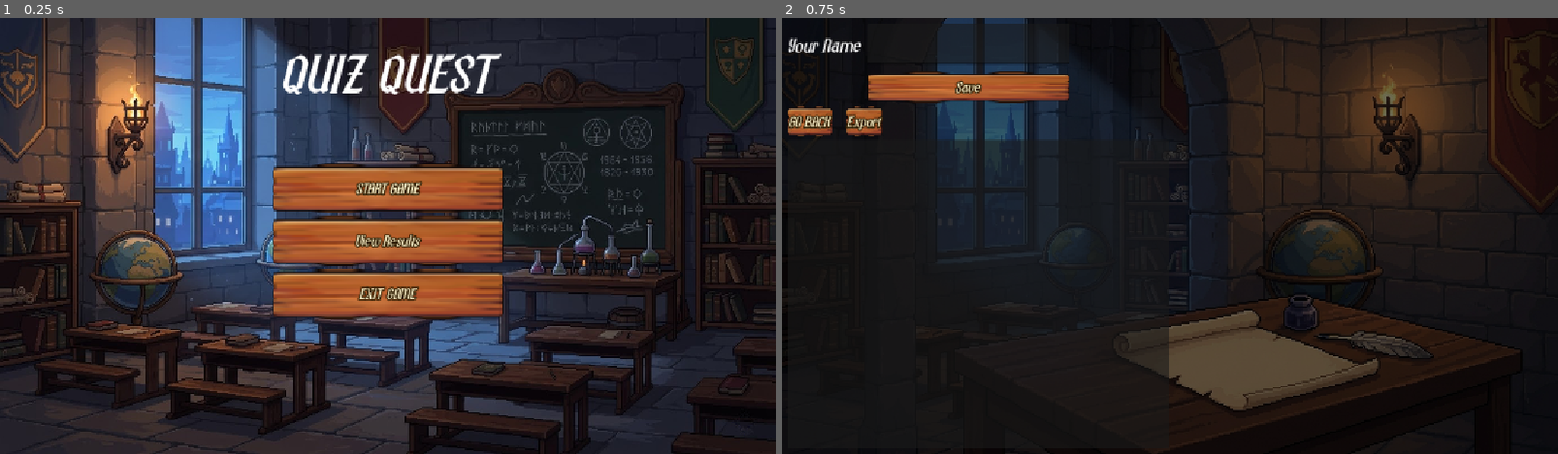
Above: before the commit, frames 1-2 (left to right).
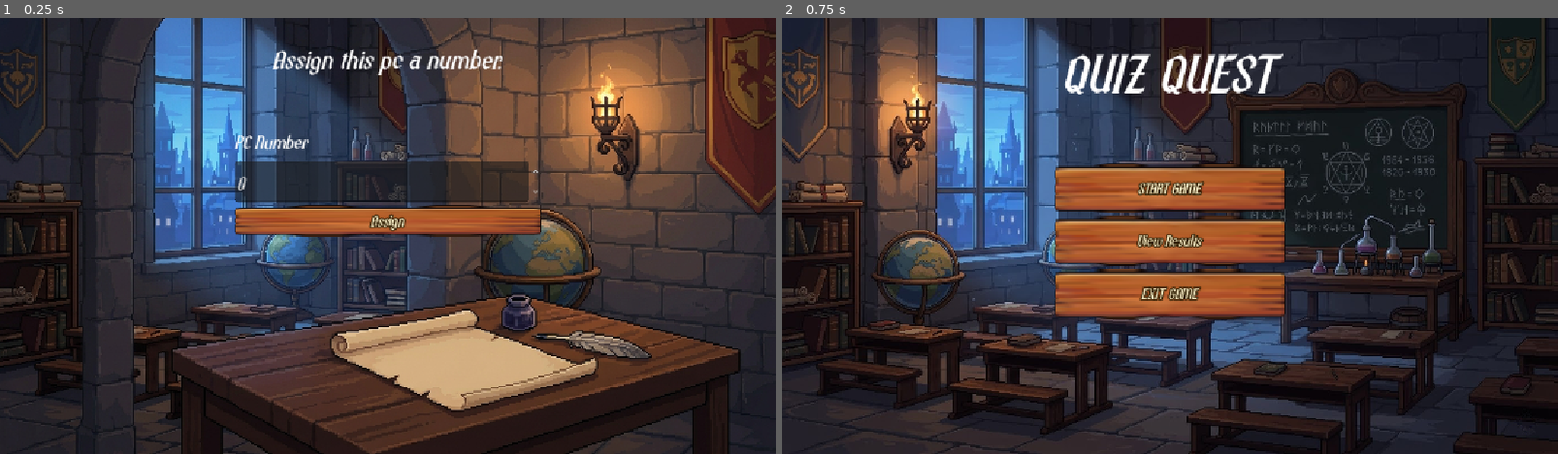
Above: after the commit, the same moments.

Repository: NwizuEmmanuel/quiz-quest
Game: Godot game, scene res://scenes/main.tscn
The game is run twice, just before and just after one commit, with the same random seed, the same clock (stepped at 60 frames per second) and the same inputs.
Inputs (mouse positions are in pixels of both pictures, inside the frame that each line leads up to):
- Up to frame 1 (0.25 s): no input
- Up to frame 2 (0.75 s): click (1170, 218) at 0.5 s, where only the run after the commit has a clickable "Assign"

The runs differ from the first frame. In frame 1, 61% of the frame differs, in the area x 0-100%, y 0-100%; in frame 2, 63%.
Error before the commit: Invalid access to property or key 'username' on a base object of type 'Nil'. (res://scenes/view_stat.gd:21)

Commit message:
assign pc number

Diff:
--- /dev/null
+++ b/resources/pc_number.gd
@@ -0,0 +1,5 @@
+extends Resource
+
+class_name PcNumber
+
+@export var pc_number: int
--- a/resources/student.gd
+++ b/resources/student.gd
@@ -4,3 +4,4 @@
 
 @export var username: String
 @export var password: String
+@export var pc_number: int
--- /dev/null
+++ b/scenes/assign_pc_number.gd
@@ -0,0 +1,10 @@
+extends Control
+
+@onready var pc_number_input = %PCNumberInput
+
+
+func _on_assign_btn_pressed() -> void:
+	var res = PcNumber.new()
+	res.pc_number = pc_number_input.value
+	ResourceSaver.save(res,"user://pc_number.res")
+	get_tree().change_scene_to_file("res://scenes/main.tscn")
--- /dev/null
+++ b/scenes/assign_pc_number.tscn
@@ -0,0 +1,66 @@
+[gd_scene format=3 uid="uid://gterknv5l0so"]
+
+[ext_resource type="Script" uid="uid://do5i2odbhsn4" path="res://scenes/assign_pc_number.gd" id="1_6tvp3"]
+[ext_resource type="Texture2D" uid="uid://7fokg62drnrk" path="res://assets/backgrounds/name bg.png" id="1_dd6qy"]
+
+[sub_resource type="StyleBoxTexture" id="StyleBoxTexture_6tvp3"]
+texture = ExtResource("1_dd6qy")
+
+[node name="AssignPcNumber" type="Control" unique_id=1809610722]
+layout_mode = 3
+anchors_preset = 15
+anchor_right = 1.0
+anchor_bottom = 1.0
+grow_horizontal = 2
+grow_vertical = 2
+script = ExtResource("1_6tvp3")
+
+[node name="Panel" type="Panel" parent="." unique_id=1617027352]
+layout_mode = 1
+anchors_preset = 15
+anchor_right = 1.0
+anchor_bottom = 1.0
+grow_horizontal = 2
+grow_vertical = 2
+theme_override_styles/panel = SubResource("StyleBoxTexture_6tvp3")
+
+[node name="VBoxContainer" type="VBoxContainer" parent="." unique_id=61238191]
+layout_mode = 1
+anchors_preset = 8
+anchor_left = 0.5
+anchor_top = 0.5
+anchor_right = 0.5
+anchor_bottom = 0.5
+offset_left = -227.0
+offset_top = -168.5
+offset_right = 227.0
+offset_bottom = 49.0
+grow_horizontal = 2
+grow_vertical = 2
+
+[node name="Label" type="Label" parent="VBoxContainer" unique_id=163779801]
+layout_mode = 2
+text = "PC Number"
+
+[node name="PCNumberInput" type="SpinBox" parent="VBoxContainer" unique_id=955787197]
+unique_name_in_owner = true
+layout_mode = 2
+
+[node name="AssignBtn" type="Button" parent="VBoxContainer" unique_id=324115646]
+layout_mode = 2
+text = "Assign"
+
+[node name="Label" type="Label" parent="." unique_id=1902716984]
+layout_mode = 1
+anchors_preset = 5
+anchor_left = 0.5
+anchor_right = 0.5
+offset_left = -170.0
+offset_right = 170.0
+offset_bottom = 96.0
+grow_horizontal = 2
+theme_override_font_sizes/font_size = 40
+text = "Assign this pc a number."
+vertical_alignment = 2
+
+[connection signal="pressed" from="VBoxContainer/AssignBtn" to="." method="_on_assign_btn_pressed"]
--- a/scenes/login.gd
+++ b/scenes/login.gd
@@ -71,8 +71,15 @@
 	var from = quiz_file.schedule_time_from
 	var to = quiz_file.schedule_time_to
 
+	# check user pc
+	var pc_number_res = load("user://pc_number.res")
+	for p in quiz_file.participants:
+		if p.pc_number != pc_number_res.pc_number:
+			show_dialog("Asses Denied: Unauthorized use of PC.")
+			return
+
 	# 2. Check Schedule First (Don't even look at users if time is wrong)
-	if is_time_in_range_complex(from, to):
+	if not is_time_in_range_complex(from, to):
 		delete_folder_recursive("user://quiz_results/")
 		show_dialog("Access Denied: Outside of scheduled time.")
 		return # Stop here
--- a/scenes/main.gd
+++ b/scenes/main.gd
@@ -1,6 +1,11 @@
 extends Control
 
 @onready var file_dialog = $FileDialog
+
+func _ready() -> void:
+	var pc_number = load("user://pc_number.res")
+	if pc_number == null:
+		get_tree().change_scene_to_file("res://scenes/assign_pc_number.tscn")
 
 func _on_create_quiz_button_pressed() -> void:
 	get_tree().change_scene_to_file("res://scenes/add_quiz.tscn")
Not shown, added: resources/pc_number.gd.uid
Not shown, added: scenes/assign_pc_number.gd.uid
